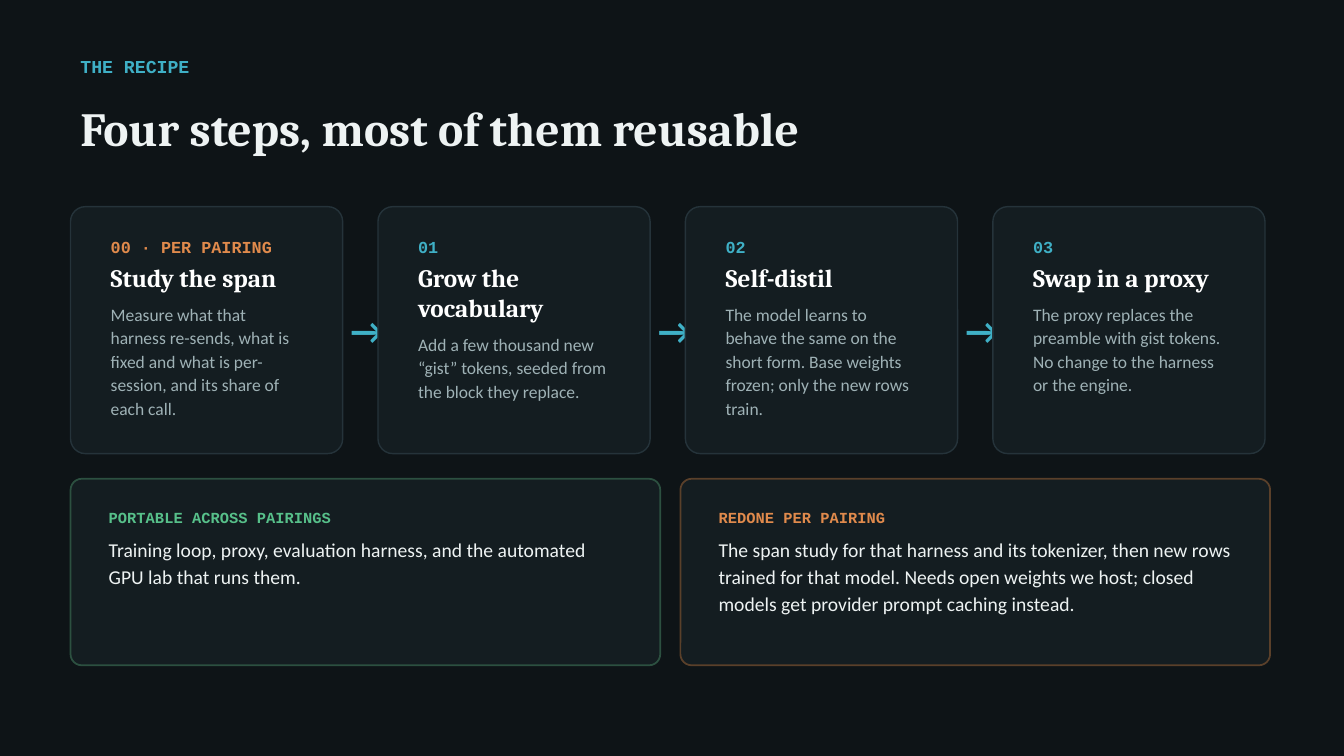
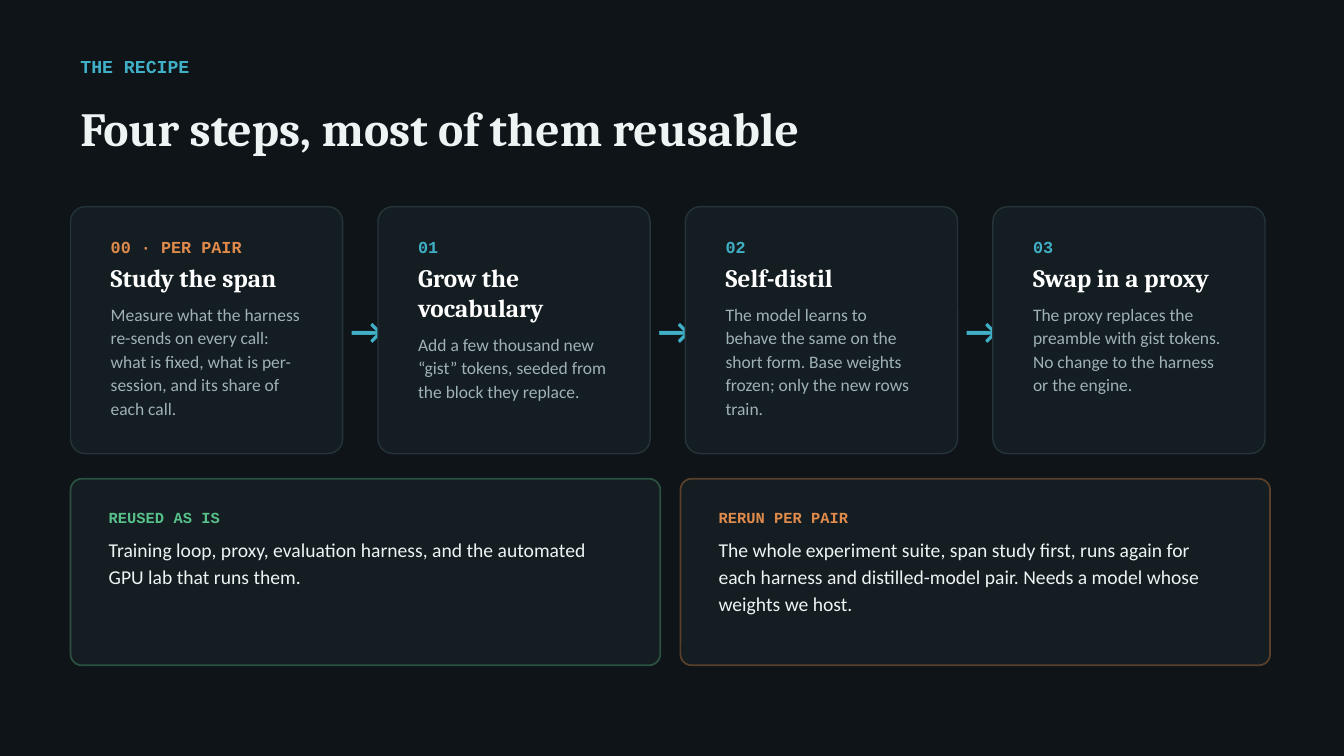
Before and after one commit to arunmenon/gisting-coding-agent, a slide deck: slide 5 of Gisting-CTO-deck.pptx. Drawn at 1344x756 pixels with LibreOffice and Linux fonts; fonts in the diff are those of the drawing. Boxes give left, top, right and bottom in pixels: in the first picture for what was removed or moved away, otherwise in the second. Text is boxed around its words. In the diff, an @@ line names an element or a change of style, - is before the commit and + after.

Commit message:
Deck: remove inferred pillar integrations; keep distil-then-gist as the one synergy, inner loop as a proposal, span study per harness and distilled-model pair

```diff
--- a/Gisting-CTO-deck.pptx
+++ b/Gisting-CTO-deck.pptx
@@ text at [111, 241, 241, 253]: text changed @@
-00 · PER PAIRING
+00 · PER PAIR
@@ text at [111, 309, 300, 415]: text changed @@
-Measure what that harness re-sends, what is fixed and what is per-session, and its share of each call.
+Measure what the harness re-sends on every call: what is fixed, what is per-session, and its share of each call.
@@ text at [109, 512, 219, 523]: text changed @@
-PORTABLE ACROSS PAIRINGS
+REUSED AS IS
@@ text at [719, 513, 1199, 615]: text changed @@
-REDONE PER PAIRING
-The span study for that harness and its tokenizer, then new rows trained for that model. Needs open weights we host; closed models get provider prompt caching instead.
+RERUN PER PAIR
+The whole experiment suite, span study first, runs again for each harness and distilled-model pair. Needs a model whose weights we host.
```
Also in this commit, not shown: 5 other slides changed, 3 slides added, 3 slides removed, 3 other files.
